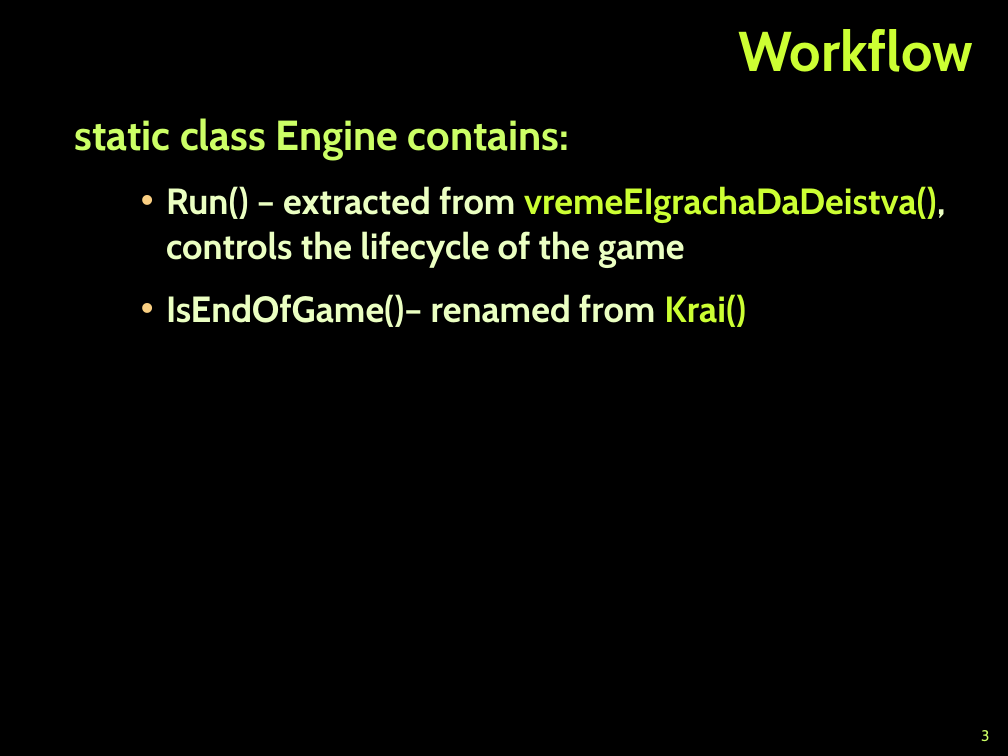
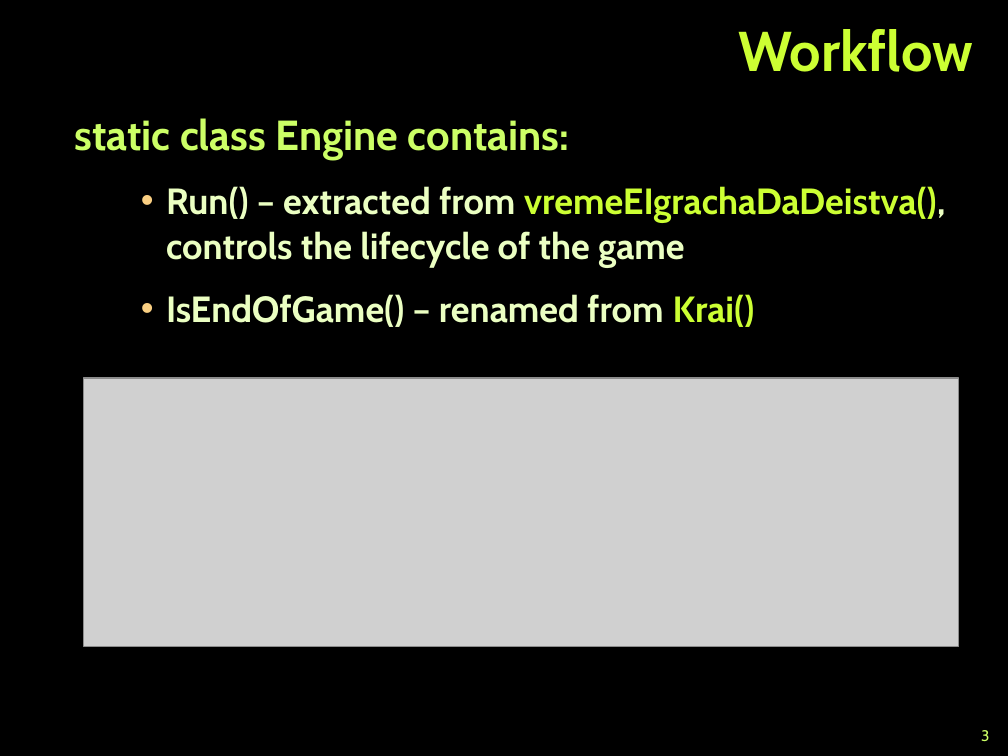
Before and after one commit to ilian-ivanov/TeamWorkArsenic, a slide deck: slide 3 of Team Arsenic.pptx. Drawn at 1008x756 pixels with LibreOffice and Linux fonts; fonts in the diff are those of the drawing; grey boxes stand for pictures; background and template pictures are left out. Boxes give left, top, right and bottom in pixels: in the first picture for what was removed or moved away, otherwise in the second. Text is boxed around its words. In the diff, an @@ line names an element or a change of style, - is before the commit and + after.

Commit message:
Added Documentation And Pictures to the presentations

```diff
--- a/Team Arsenic.pptx
+++ b/Team Arsenic.pptx
@@ text at [166,294,755,327]: spaces changed @@
-      • IsEndOfGame()– renamed from Krai()
+      • IsEndOfGame() – renamed from Krai()
@@ picture added at [84,378,959,647] @@
```
Also in this commit, not shown: 1 other slide changed, 2 slides added, 4 other files.
